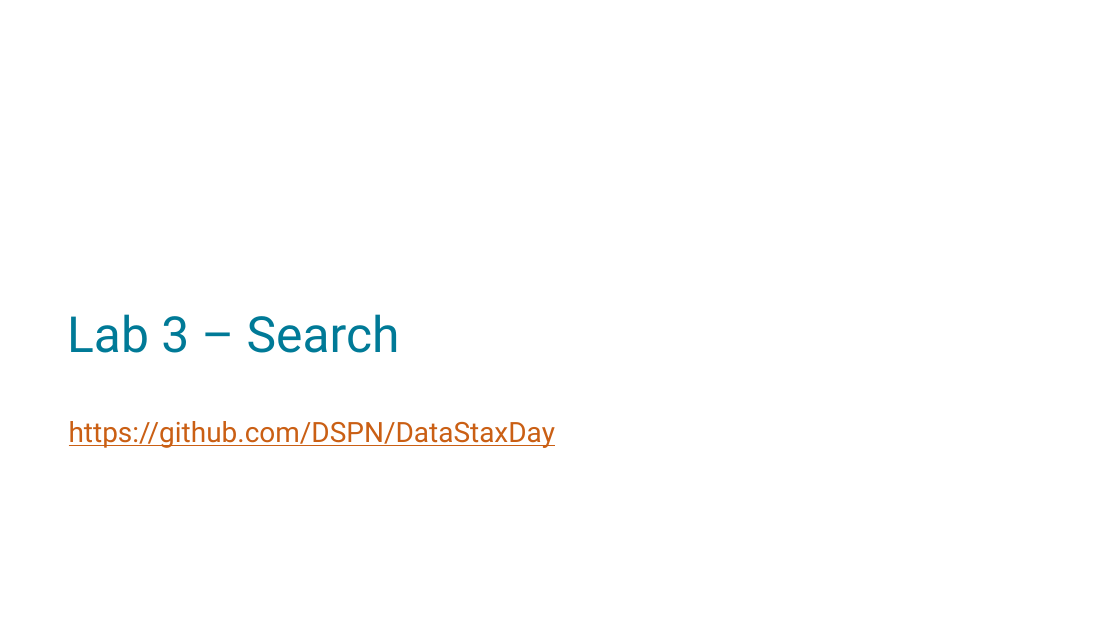
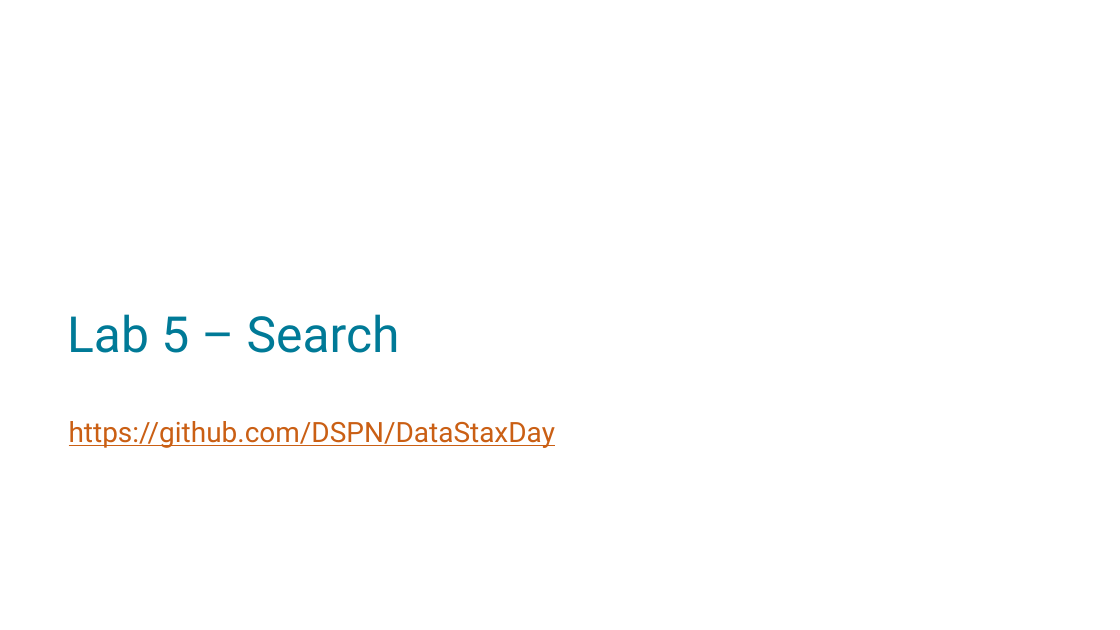
Before and after one commit to DSPN/DataStaxDay, a slide deck: slide 5 of lectures/Lecture 3 - Search.pptx. Drawn at 1120x630 pixels with LibreOffice and Linux fonts; fonts in the diff are those of the drawing; background and template pictures are left out. Boxes give left, top, right and bottom in pixels: in the first picture for what was removed or moved away, otherwise in the second. Text is boxed around its words. In the diff, an @@ line names an element or a change of style, - is before the commit and + after.

```diff
--- a/lectures/Lecture 3 - Search.pptx
+++ b/lectures/Lecture 3 - Search.pptx
@@ title at (67, 314, 400, 353): text changed @@
-Lab 3 – Search
+Lab 5 – Search
```
Also in this commit, not shown: 1 other file.
